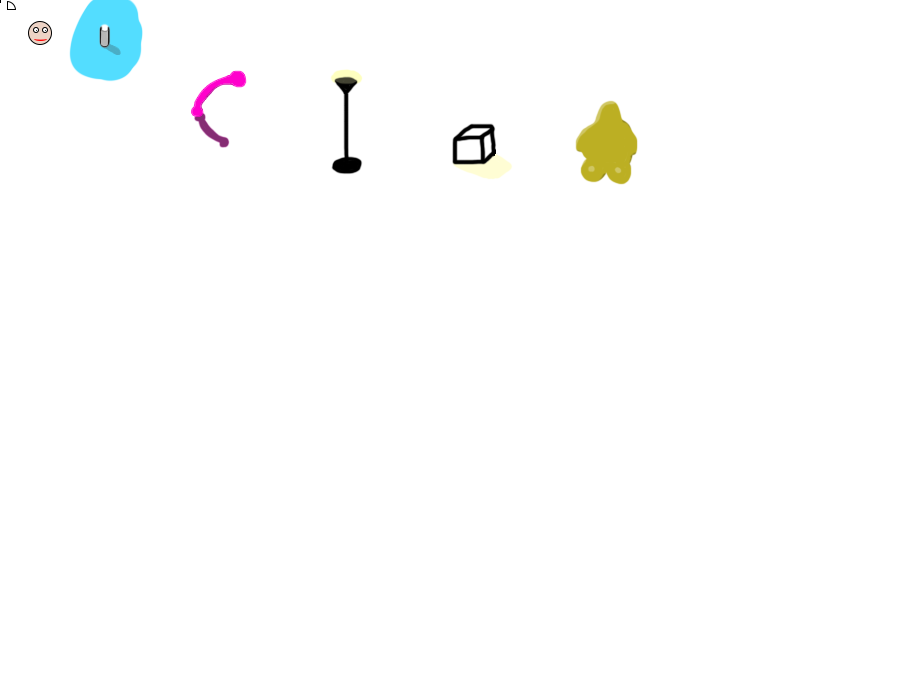
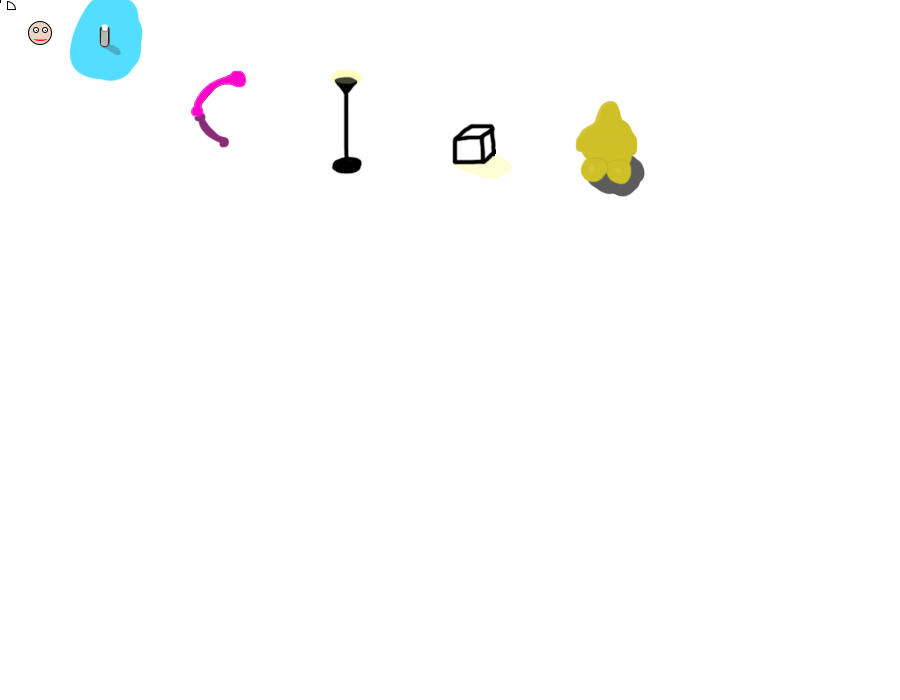
Before/after of a 900×700 layered artwork. What changed in the layer stack:
added group "Group 6" with 4 layers above "Group 5" over <box>575,100,645,198</box>
"Layer 17": opacity 29% → 9%, moved it into group "Group 6", painted on it over <box>576,118,637,182</box>
"Layer 16": opacity 29% → 10%, moved it into group "Group 6" over <box>575,100,622,175</box>
moved "Layer 15" into group "Group 6" over <box>575,100,638,185</box>
added layer "Layer 18" (64%) in group "Group 6" over <box>586,153,645,198</box>
